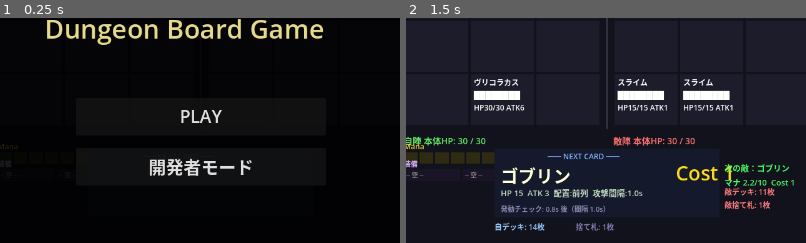
Above: before the commit, frames 1-2 (left to right).
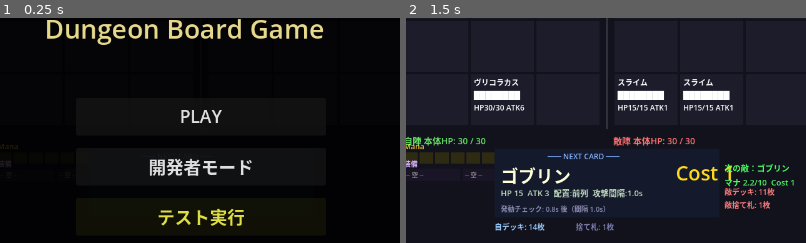
Above: after the commit, the same moments.

Repository: kazumak334-create/dungeon-board-game
Game: Godot game, scene res://scenes/Main.tscn
The game is run twice, just before and just after one commit, with the same random seed, the same clock (stepped at 60 frames per second) and the same inputs.
Inputs (mouse positions are % of the whole screen's width and height, from its top left):
- Up to frame 1 (0.25 s): no input
- Up to frame 2 (1.5 s): click (50, 71) at 0.5 s, where only the run after the commit has a clickable "テスト実行"; click "PLAY" at 1.25 s
The pictures show only the part of the screen within x 25-75%, y 27-77%; the shares and areas given below are measured in that part.

The runs differ from the first frame. In frame 1, 0.7% of the frame differs, in the area x 39-61%, y 84-93%; in frame 2, nothing differs.

Commit message:
fix: テスト実行ボタンをスタートメニューに移動、結果はprintでコンソール出力
DevUIから削除し、モード選択画面（PLAY/開発者モードの下）に配置。
結果はGodotのOutputコンソールにprint出力。

Co-Authored-By: Claude Opus 4.6 (1M context) <noreply@anthropic.com>

Diff:
--- a/scripts/DevUI.gd
+++ b/scripts/DevUI.gd
@@ -232,16 +232,6 @@
 		cls_btn.pressed.connect(_on_class_select.bind(class_id))
 		card_list_container.add_child(cls_btn)
 
-	# テスト実行ボタン
-	_add_section_header("── テスト ──")
-	var test_btn := Button.new()
-	test_btn.text = "テスト実行"
-	test_btn.size_flags_horizontal = Control.SIZE_EXPAND_FILL
-	test_btn.custom_minimum_size = Vector2(240, 28)
-	test_btn.add_theme_font_size_override("font_size", 12)
-	test_btn.modulate = Color(1.0, 1.0, 0.3)
-	test_btn.pressed.connect(_on_run_tests)
-	card_list_container.add_child(test_btn)
 
 	# カード詳細ツールチップ（カード一覧の上に表示）
 	_tooltip_panel = PanelContainer.new()
--- a/scripts/Main.gd
+++ b/scripts/Main.gd
@@ -217,6 +217,28 @@
 	dev_btn.add_theme_font_size_override("font_size", 28)
 	dev_btn.pressed.connect(_on_mode_dev)
 	mode_select_panel.add_child(dev_btn)
+
+	var test_btn := Button.new()
+	test_btn.text = "テスト実行"
+	test_btn.position = Vector2(440, 480)
+	test_btn.size = Vector2(400, 60)
+	test_btn.add_theme_font_size_override("font_size", 28)
+	test_btn.modulate = Color(1.0, 1.0, 0.3)
+	test_btn.pressed.connect(_on_run_tests)
+	mode_select_panel.add_child(test_btn)
+
+func _on_run_tests() -> void:
+	print("=== テスト開始 ===")
+	var TestRunnerScript = load("res://scripts/TestRunner.gd")
+	if TestRunnerScript == null:
+		print("ERROR: TestRunner.gd ロード失敗")
+		return
+	var runner = TestRunnerScript.new()
+	var result: String = runner.run_all()
+	for line in result.split("\n"):
+		if line != "":
+			print(line)
+	print("=== テスト完了 ===")
 
 func _on_mode_play() -> void:
 	mode_select_panel.queue_free()
